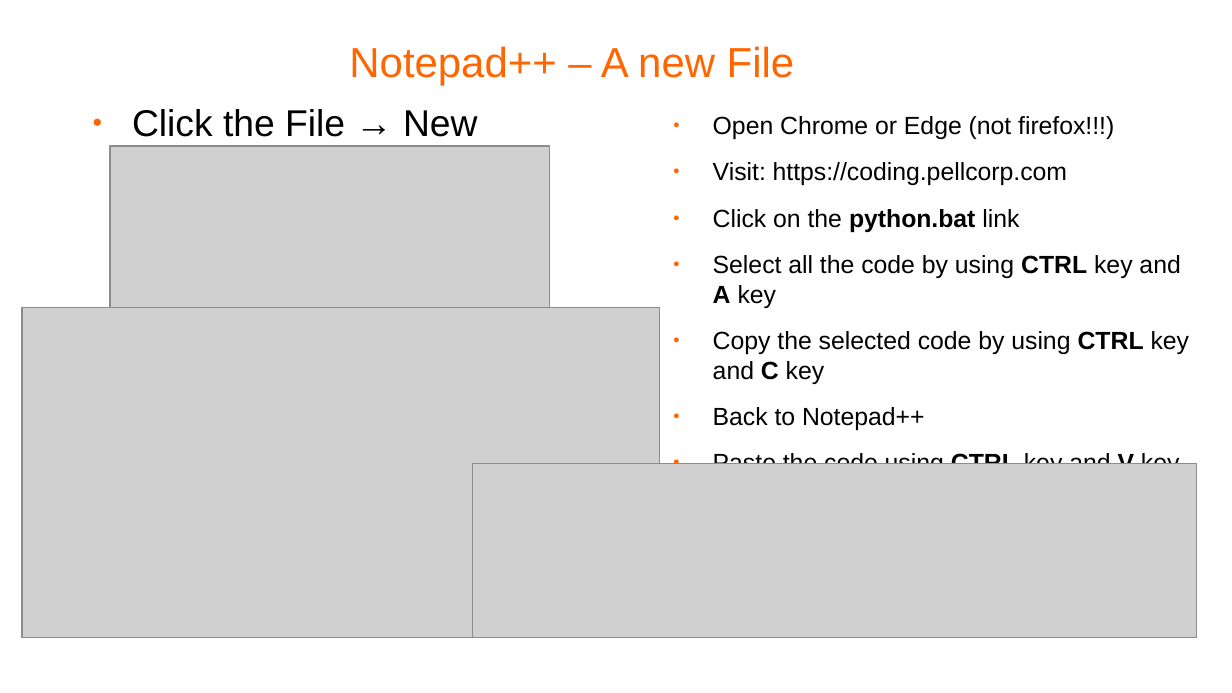
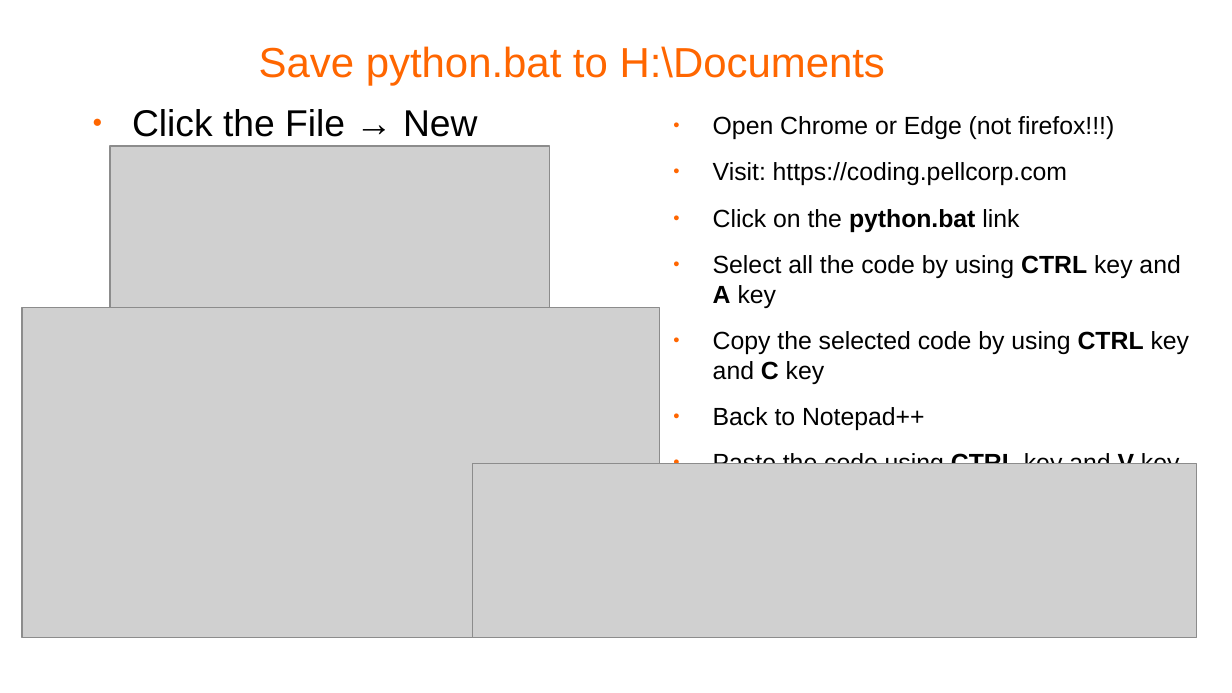
Before and after one commit to pellcorp/coding, a slide deck: slide 6 of docs/python-coding.odp. Drawn at 1232x693 pixels with LibreOffice and Linux fonts; fonts in the diff are those of the drawing; grey boxes stand for pictures; background and template pictures are left out. Boxes give left, top, right and bottom in pixels: in the first picture for what was removed or moved away, otherwise in the second. Text is boxed around its words. In the diff, an @@ line names an element or a change of style, - is before the commit and + after.

```diff
--- a/docs/python-coding.odp
+++ b/docs/python-coding.odp
@@ title at [259, 46, 885, 85]: text changed @@
-Notepad++ – A new File
+Save python.bat to H:\Documents
```
Also in this commit, not shown: 2 other slides changed, 1 other file.
